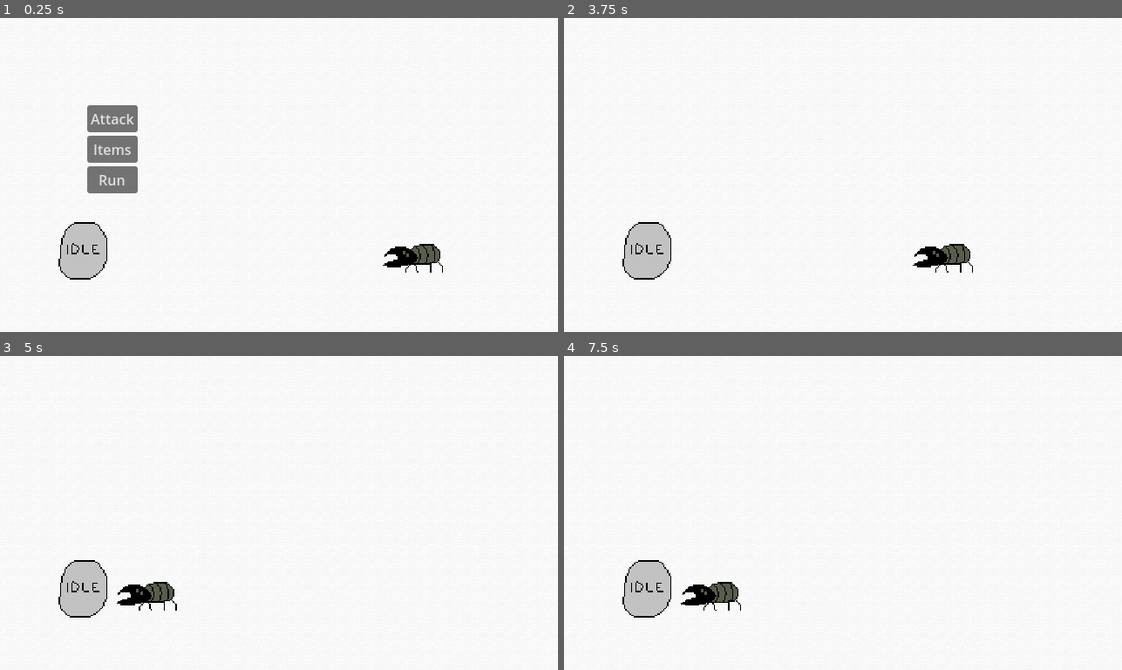
Above: before the commit, frames 1-4 (two rows, left to right).
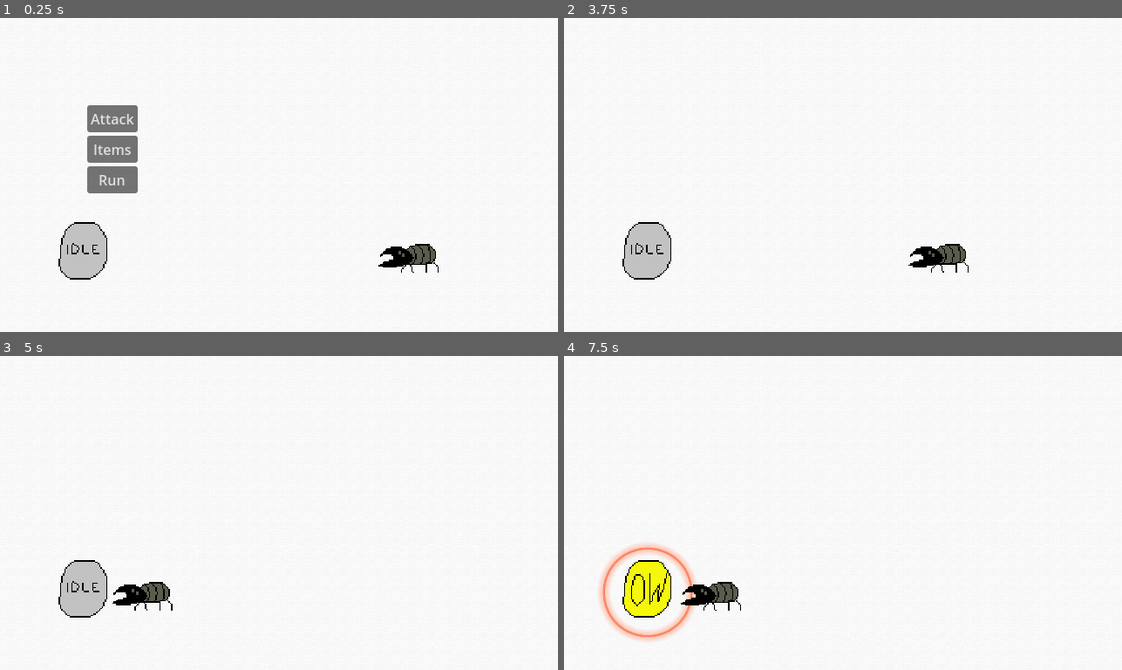
Above: after the commit, the same moments.

Repository: greeeegartur/cgvr-thesis
Game: Godot game, scene res://Scenes/CombatScene.tscn
Same seed, same stepped clock (60 frames per second), same inputs: the game is played once before the commit and once after it.
Inputs (mouse positions are in pixels of both pictures, inside the frame that each line leads up to):
- Up to frame 1 (0.25 s): no input
- Up to frame 2 (3.75 s): click "Attack" at 0.5 s; click "Grounded" at 1.25 s; click (1021, 187) at 2 s; click "Items" at 2.75 s; click "Run" at 3.5 s
- Up to frame 3 (5 s): hold Z (block) from 4.28 s (still down)
- Up to frame 4 (7.5 s): release Z (block) at 5.03 s; tap Z (block) at 5.1, 6.6 s; hold Z (block) 5.78-6.53 s; hold Z (block) from 7.28 s (still down)

The runs differ from the first frame. In frame 1, 0.3% of the frame differs, in the area x 67-80%, y 71-82%; in frame 2, 0.3%; in frame 3, 0.3%; in frame 4, 2.7%, in the area x 6-24%, y 59-91%.

Commit message:
1/2 Block animations + block system revamp
Revamped blocking for future changes and added animations so the block timing is more clear

Diff:
--- a/droidream/Scenes/CombatScene.tscn
+++ b/droidream/Scenes/CombatScene.tscn
@@ -1,10 +1,11 @@
-[gd_scene load_steps=7 format=3 uid="uid://b0as27ombq3yp"]
+[gd_scene load_steps=8 format=3 uid="uid://b0as27ombq3yp"]
 
 [ext_resource type="Script" uid="uid://b3u2bq3dgrvtu" path="res://Scripts/Combat/CombatManager.gd" id="1_2mqg5"]
 [ext_resource type="Script" uid="uid://dcdpqt4rgapox" path="res://Scripts/Combat/CombatUI.gd" id="1_memue"]
 [ext_resource type="Texture2D" uid="uid://4yosobdr5m3h" path="res://Graphics/Placeholders/Combat/Combat BG.jpg" id="2_dqj0d"]
 [ext_resource type="Texture2D" uid="uid://dnuk5tccbude4" path="res://Graphics/Placeholders/Combat/PlayerIdle.png" id="3_eel7g"]
 [ext_resource type="Texture2D" uid="uid://cij8c6ssb2cuk" path="res://Graphics/Placeholders/Combat/Enemy.png" id="4_memue"]
+[ext_resource type="PackedScene" uid="uid://bk1q6iqy2c08b" path="res://Scenes/VFX/PlayerBlockVisual.tscn" id="5_6puio"]
 [ext_resource type="Texture2D" uid="uid://dxbd5kdjuqyr5" path="res://Graphics/Placeholders/Combat/Combat Select.png" id="6_2p17o"]
 
 [node name="CombatScene" type="Node2D"]
@@ -22,6 +23,10 @@
 position = Vector2(96, 271)
 scale = Vector2(1.6, 1.6)
 texture = ExtResource("3_eel7g")
+
+[node name="PlayerBlockVisual" parent="." instance=ExtResource("5_6puio")]
+position = Vector2(96, 271)
+scale = Vector2(1.6, 1.6)
 
 [node name="EnemyVisual" type="Sprite2D" parent="."]
 visible = false
--- a/droidream/Scenes/Enemies/Beetle/Beetle.tscn
+++ b/droidream/Scenes/Enemies/Beetle/Beetle.tscn
@@ -46,7 +46,7 @@
 script = ExtResource("1_edmr7")
 
 [node name="Visual" type="Node2D" parent="."]
-position = Vector2(-48.1625, 0)
+position = Vector2(-53.192856, 0)
 
 [node name="Sprite2D" type="Sprite2D" parent="Visual"]
 scale = Vector2(1.5, 1.5)
--- /dev/null
+++ b/droidream/Scenes/VFX/PlayerBlockVisual.tscn
@@ -0,0 +1,19 @@
+[gd_scene load_steps=4 format=3 uid="uid://bk1q6iqy2c08b"]
+
+[ext_resource type="Script" uid="uid://c8cqyavr0j7vv" path="res://Scripts/Combat/PlayerBlockVisual.gd" id="1_sd3n3"]
+[ext_resource type="Texture2D" uid="uid://bc580qfjim3gv" path="res://Graphics/Placeholders/Combat/Block_Effect.png" id="2_u02ed"]
+[ext_resource type="Texture2D" uid="uid://bkj40pkkj0cib" path="res://Graphics/Placeholders/Combat/Block_Cooldown.png" id="3_u02ed"]
+
+[node name="PlayerBlockVisual" type="Node2D"]
+script = ExtResource("1_sd3n3")
+
+[node name="Ring" type="Sprite2D" parent="."]
+visible = false
+scale = Vector2(0.21, 0.21)
+texture = ExtResource("2_u02ed")
+
+[node name="CooldownOverlay" type="Sprite2D" parent="."]
+visible = false
+modulate = Color(1, 1, 1, 0.5254902)
+scale = Vector2(0.21, 0.21)
+texture = ExtResource("3_u02ed")
--- a/droidream/Scripts/Combat/CombatManager.gd
+++ b/droidream/Scripts/Combat/CombatManager.gd
@@ -10,6 +10,9 @@
 
 class_name CombatManager
 
+# DEBUGGING VARIABLES
+var attack_time = 0.0
+var attack_timer_running := false
 
 # SCRIPT VARIABLES
 @export var enemy_id = "enemy_beetle"
@@ -24,8 +27,14 @@
 signal enemy_turn_started
 
 # Player block window variables for handling blocking logic
+var last_block_press_time := -1.0
+var current_block_window = Vector2.ZERO
+var block_window_active = false
 var block_window_open = false
 var block_success = false
+var block_on_cooldown = false
+const BLOCK_COOLDOWN = 0.7
+@onready var block_visual : PlayerBlockVisual = get_parent().get_node("PlayerBlockVisual")
 
 # Enemy scene to load for animations
 var enemy_visual : EnemyVisual
@@ -39,6 +48,10 @@
 	set_process_input(true)
 	_setup_entities()
 	_start_combat()
+
+func _process(delta):
+	if attack_timer_running:
+		attack_time += delta
 
 func _setup_entities():
 	player = CombatEntity.new()
@@ -180,9 +193,19 @@
 		player.hp -= enemy.attack_power # TO-DO Adjust for player gear reducing damage in the future
 		print("Minigame failed. Enemy defense restored to %.1f" % enemy.defense)
 
+# Plays the given enemy attack pattern during the enemy turn
+# TO-DO: make enemy-specific so a specific enemy performs the attack (when multiple enemies are added into combat)
 func _play_enemy_attack_pattern(pattern: EnemyAttackPattern):
 	print("Enemy uses attack pattern:", pattern.pattern_id)
 	var hit_index := 0
+
+	# DEBUGGING ATTACK PATTERNS
+	attack_time = 0.0
+	attack_timer_running = true
+
+	# Set current block window
+	current_block_window = pattern.hits[0].block_window
+	block_window_active = true
 
 	# Lambda functions for connecting with enemy visual script emitters
 	enemy_visual.attack_hit.connect(
@@ -198,6 +221,10 @@
 	# Checks if combat has ended
 	enemy_visual.attack_finished.connect(
 		func():
+			# DEBUG WHEN ATTACK HAS FINISHED
+			attack_timer_running = false
+			print("!!! DEBUG: attack finished at:", "%.3f" % attack_time)
+
 			if player.hp <= 0:
 				_end_combat(false)
 			else:
@@ -208,54 +235,111 @@
 	enemy_visual.play_attack(pattern.animation_name)
 
 
-# Logic for applying an enemy attack's damage
+# Logic for applying an enemy attack's damage that takes the enemy's attack pattern for blocking into consideration
 func _apply_enemy_hit(hit: Dictionary):
+	current_block_window = hit.block_window
+	block_window_active = true
+	block_success = false
+
+	# Attack pattern duration and timer, listens to _input here to check for block and calculates damage after
+	var window_duration = hit.block_window.y - hit.block_window.x
+	# Block can happen during this timer, calculates the enemy's damage
+	get_tree().create_timer(window_duration).timeout.connect(
+		func():
+			_resolve_enemy_hit(hit),
+		CONNECT_ONE_SHOT
+	)
+
+
+# Finalises the enemy hit after player blocks during the enemy turn
+func _resolve_enemy_hit(hit: Dictionary):
+	var window_start = hit.block_window.x
+	var window_end = hit.block_window.y
+
+	var blocked = (
+		last_block_press_time >= window_start
+		and last_block_press_time <= window_end
+	)
+
 	var base_damage = enemy.attack_power
 	var hit_mult = hit.damage_multiplier
-	var block_window = hit.block_window
-
-	# Bool, checks if the player blocked the attack
-	var blocked = await _check_player_block(block_window)
-
 	# TO-DO Check if "- player.defense" is fair, maybe multiplier based negation is better
 	var damage = max(0.0, base_damage * hit_mult - player.defense)
+
 	if blocked:
 		damage *= 0.5
-		print("Blocked! Damage reduced.")
+		block_visual.play_success()
 		_load_sprite_for_testing("block")
-	else:
+		print("Successful block!")
+	else:
+		block_visual.play_fail()
 		_load_sprite_for_testing("damaged")
+		print("Failed block")
+
 	print("Player HP is: ", player.hp)
-	print("Damage is: ", float(damage))
-	player.hp -= float(damage)
+	print("Damage is: ", damage)
+
+	player.hp -= damage
 	print("Player takes %.1f damage → HP %.1f" % [damage, player.hp])
 
+
+# UNUSED, but keeping as reference
 # Logic for checking if the player has blocked an enemy attack, here "window" is the block_window parameter of an enemy (time frame when the block registers)
 func _check_player_block(window: Vector2):
+	# Here:
+	# window.x = start time
+	# window.y = end time
+
 	# Block variables reset, block window opens
-	block_success = false
-	block_window_open = true
-
-	# Open block window
-	await get_tree().create_timer(window.x).timeout
-
-	# Close window after block window is finished
-	await get_tree().create_timer(window.y - window.x).timeout
-	block_window_open = false
+	#block_success = false
+	#block_window_open = true
+#
+	## Waits until the window is open
+	#await get_tree().create_timer(window.x).timeout
+	#
+	## Block must happen between these two lines (_input must be triggered here)
+	#
+	## Close window after block window is finished
+	#await get_tree().create_timer(window.y - window.x).timeout
+	#block_window_open = false
 
 	return block_success
 
-# Listens for player input during an enemy's attack
+
+# Listens for player block during an enemy's attack
 func _input(event):
-	# Failsafe to check if function should even be run
-	if not block_window_open:
-		return
-
-	# Block variable triggers
-	if event.is_action_pressed("block"):
-		block_success = true
-		block_window_open = false
-		print("Block input registered!")
+	# Failsafes to check if the function is running by accident
+	if turn != "enemy":
+		return
+	if not event.is_action_pressed("block"):
+		return
+
+	# Checks if block is currently on cooldown
+	if block_on_cooldown:
+		return
+
+	# Records block press time
+	last_block_press_time = attack_time
+
+	# DEBUG CHECK
+	print("!!! DEBUG: Block pressed at: ", "%.3f" % attack_time)
+
+	# If all previous checks passed then block was triggered -> cooldown starts here
+	_start_block_cooldown()
+
+
+# Starts the player's block cooldown during the enemy turn
+func _start_block_cooldown():
+	block_on_cooldown = true
+	block_visual.set_cooldown_active(true)
+
+	# Actual cooldown timer
+	await get_tree().create_timer(BLOCK_COOLDOWN).timeout
+
+	# After cooldown resets previous changes
+	block_on_cooldown = false
+	block_visual.set_cooldown_active(false)
+
 
 # LEGACY (not used): The enemy's attacking logic, doesn't take any parameters as the player is not affected by type attacks
 func _enemy_attack():
--- /dev/null
+++ b/droidream/Scripts/Combat/PlayerBlockVisual.gd
@@ -0,0 +1,40 @@
+extends Node2D
+
+# Responsible for visual effects when the player executes a block
+
+class_name PlayerBlockVisual
+
+@onready var ring := $Ring
+@onready var cooldown := $CooldownOverlay
+var initial_scale = Vector2.ONE * 0.21
+
+func _ready():
+	ring.visible = false
+	cooldown.visible = false
+
+# Successful block feedback
+func play_success():
+	ring.visible = true
+	ring.scale = initial_scale
+	ring.modulate.a = 1.0
+
+	var tween := create_tween()
+	tween.tween_property(ring, "scale", initial_scale * 1.6, 0.25)
+	tween.tween_property(ring, "modulate:a", 0.0, 0.25)
+	await tween.finished
+	ring.visible = false
+
+# Failed block feedback
+func play_fail():
+	ring.visible = true
+	ring.scale = initial_scale
+	ring.modulate = Color(1, 0.3, 0.3, 0.8)
+
+	var tween := create_tween()
+	tween.tween_property(ring, "modulate:a", 0.0, 0.2)
+	await tween.finished
+	ring.visible = false
+
+# Cooldown visual
+func set_cooldown_active(active: bool):
+	cooldown.visible = active
--- a/droidream/Scripts/Data/Attack_Patterns/beetle_tackle.tres
+++ b/droidream/Scripts/Data/Attack_Patterns/beetle_tackle.tres
@@ -8,8 +8,8 @@
 animation_name = "beetle_tackle"
 total_duration = 3.0
 hits = Array[Dictionary]([{
-"block_window": Vector2(1.65, 2),
+"block_window": Vector2(1.55, 1.9),
 "damage_multiplier": 1.0,
-"time": 2.0
+"time": 1.9
 }])
 metadata/_custom_type_script = "uid://by18pvdsekurc"
Binary file added: droidream/Graphics/Placeholders/Combat/Block_Cooldown.png
Not shown, added: droidream/Graphics/Placeholders/Combat/Block_Cooldown.png.import
Binary file added: droidream/Graphics/Placeholders/Combat/Block_Effect.png
Not shown, added: droidream/Graphics/Placeholders/Combat/Block_Effect.png.import
Not shown, added: droidream/Scripts/Combat/PlayerBlockVisual.gd.uid
